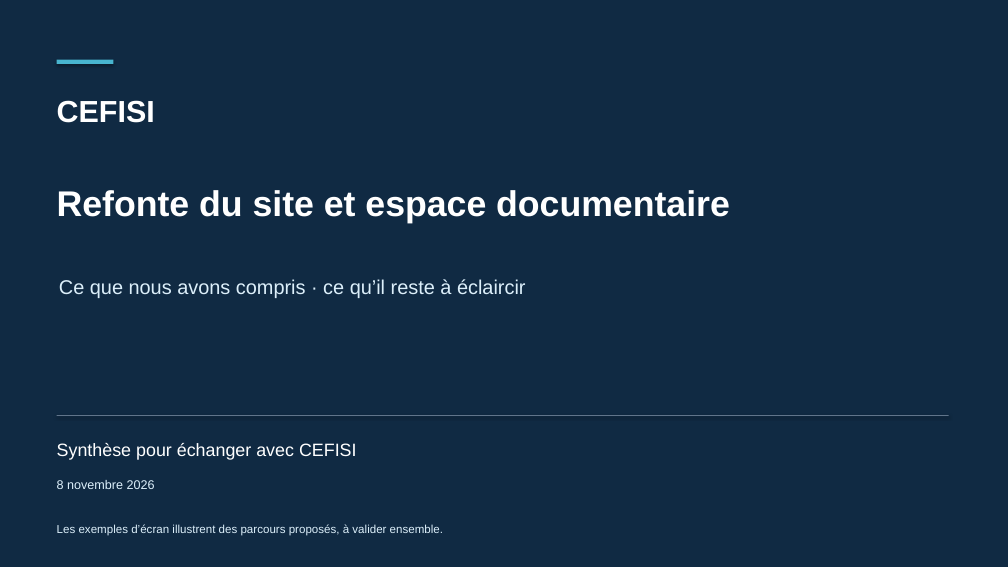
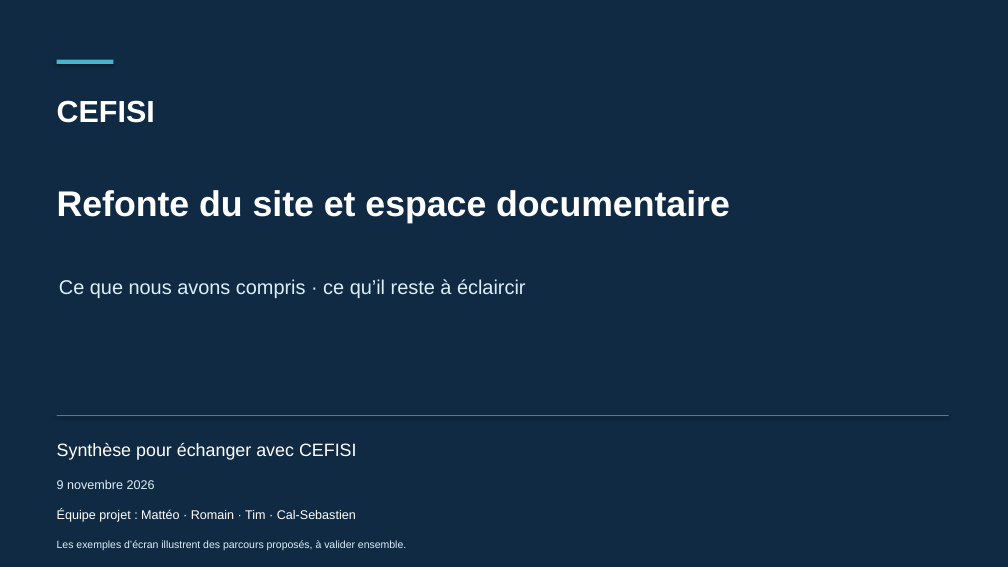
Before and after one commit to rPorignaux/ProjetCEFISI, a slide deck: slide 1 of docs/presentation-client/presentation-choix-et-arbitrages-v1.pptx. Drawn at 1008x567 pixels with LibreOffice and Linux fonts; fonts in the diff are those of the drawing. Boxes give left, top, right and bottom in pixels: in the first picture for what was removed or moved away, otherwise in the second. Text is boxed around its words. In the diff, an @@ line names an element or a change of style, - is before the commit and + after.

Commit message:
docs: actualiser les options techniques et l'équipe projet
Inclut la matrice des droits modifiée localement et les livrables régénérés.

```diff
--- a/docs/presentation-client/presentation-choix-et-arbitrages-v1.pptx
+++ b/docs/presentation-client/presentation-choix-et-arbitrages-v1.pptx
@@ text at bbox=[57, 480, 155, 489]: text changed @@
-8 novembre 2026
+9 novembre 2026
@@ text added at bbox=[57, 509, 356, 522], 12 pt, text #FFFFFF @@
+Équipe projet : Mattéo · Romain · Tim · Cal-Sebastien
@@ text "Les exemples d’écran illustrent des ...": place and size @@
-text "Les exemples d’écran illustrent des ..." at bbox=[57, 524, 443, 536]
+text "Les exemples d’écran illustrent des ..." at bbox=[57, 540, 406, 550]
@@ text "Les exemples d’écran illustrent des ..." at bbox=[57, 540, 406, 550]: size 11 to 10 pt @@
```
Also in this commit, not shown: 1 other slide changed, 1 slide added, 1 slide removed, 13 other files.
